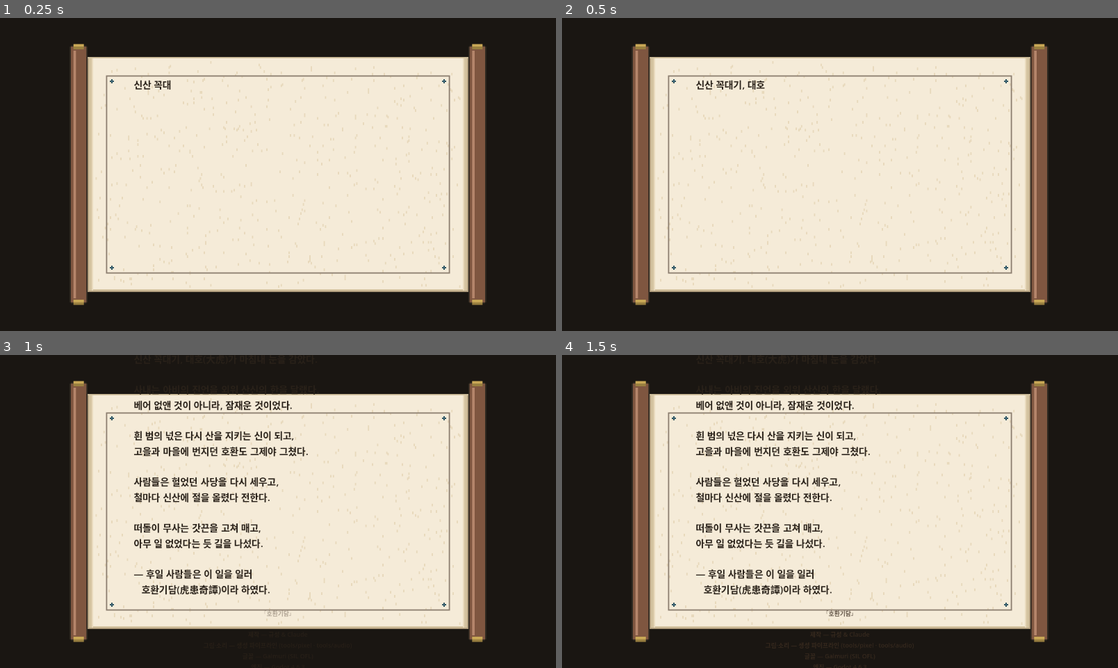
Above: before the commit, frames 1-4 (two rows, left to right).
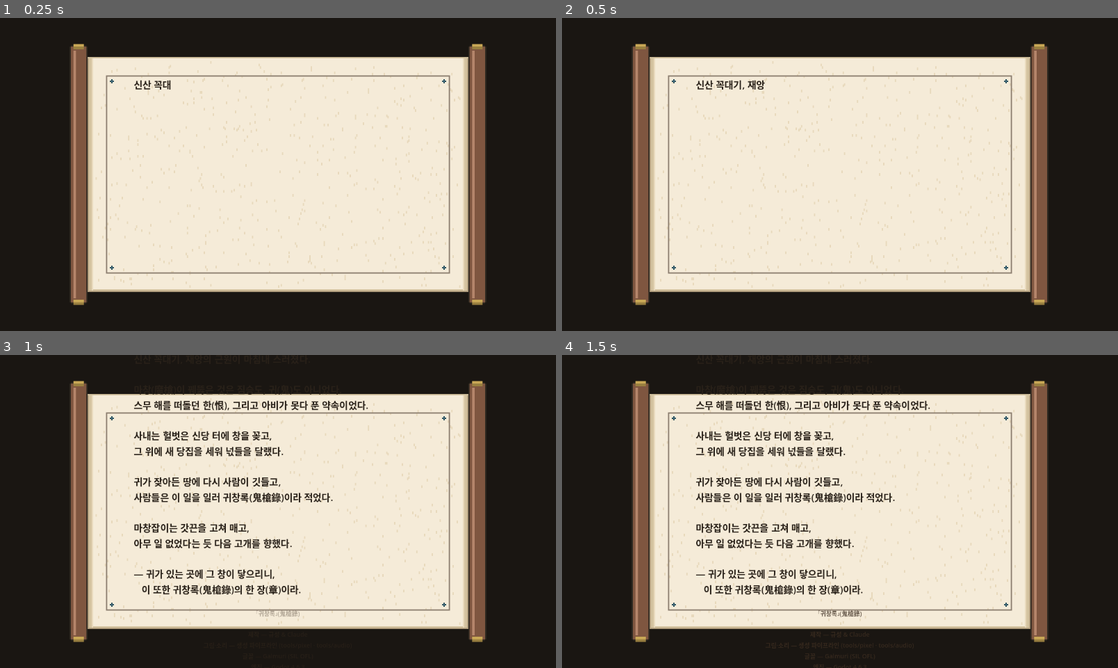
Above: after the commit, the same moments.

Repository: ksjmgrkks/joseon-rpg
Game: Godot game, scene res://scenes/ui/Ending.tscn
Two runs of this game, one before a commit and one after it. Both use one fixed random seed, a clock stepped at 60 frames per second and the inputs below. This scene is started directly instead of the project's main scene.
Inputs (mouse positions are in pixels of both pictures, inside the frame that each line leads up to):
- Up to frame 1 (0.25 s): no input
- Up to frame 2 (0.5 s): no input
- Up to frame 3 (1 s): tap Enter (ui_accept) at 0.5 s; move the mouse to (400, 495) at 0.52 s; hold D (move_right) from 0.53 s (still down); hold Ctrl (attack) from 0.53 s (still down); click (400, 495) at 0.67 s; tap Alt (jump) at 0.77 s
- Up to frame 4 (1.5 s): keep holding D (move_right); move the mouse to (728, 527) at 1.27 s; release Ctrl (attack) at 1.28 s; tap Ctrl (attack) at 1.35 s

Frame 1 is identical in both runs. In frame 2, less than 0.1% of the frame differs, in the area x 33-37%, y 19-23%; in frame 3, 4.8%; in frame 4, 4.9%, in the area x 24-67%, y 12-84%.

Commit message:
feat(story): 「귀창록」 리브랜딩 — 마창·귀(鬼) 서사 + 다양한 보스 2종
- 프롤로그/에필로그/크레딧을 마창(魔槍)·귀(鬼) 컨셉으로 재작성 (호환→귀창록)
- 구미호 여왕(FoxQueen) 중간보스 → 폐사지 배치
- 저승 군주(ReaperLord) 중간보스 → 관아 동헌 배치
- 보스 다양화: 호랑이 외 요괴/저승 계열 추가
- 검증: 30/30 헤드리스 테스트 통과, 두 스테이지 스크린샷 확인

Co-Authored-By: Claude Opus 4.8 (1M context) <noreply@anthropic.com>

Diff:
--- a/assets/locale/en.json
+++ b/assets/locale/en.json
@@ -1,30 +1,26 @@
 {
-  "menu.title":     "Hohwan Gidam",
-  "menu.subtitle":  "Tale of the Tiger Scourge",
-  "menu.new":       "New Game",
-  "menu.continue":  "Continue",
-  "menu.settings":  "Settings",
-  "menu.quit":      "Quit",
-
-  "pause.title":    "Paused",
-  "pause.resume":   "Resume",
-  "pause.save":     "Save",
-  "pause.quit":     "Quit",
-
-  "hud.lv":         "Lv %d",
-  "hud.xp":         "XP %d / %d",
-  "hud.gold":       "Coins %d",
-  "hud.hp":         "HP %d / %d",
-
-  "slot.empty":     "(empty)",
-  "slot.load":      "Continue",
+  "menu.title": "Gwichang-rok",
+  "menu.subtitle": "Chronicle of the Demon Spear",
+  "menu.new": "New Game",
+  "menu.continue": "Continue",
+  "menu.settings": "Settings",
+  "menu.quit": "Quit",
+  "pause.title": "Paused",
+  "pause.resume": "Resume",
+  "pause.save": "Save",
+  "pause.quit": "Quit",
+  "hud.lv": "Lv %d",
+  "hud.xp": "XP %d / %d",
+  "hud.gold": "Coins %d",
+  "hud.hp": "HP %d / %d",
+  "slot.empty": "(empty)",
+  "slot.load": "Continue",
   "slot.save_here": "Save to this slot",
-  "slot.delete":    "Delete",
-  "slot.cancel":    "[ESC] Cancel",
-
-  "shop.title":     "Shop",
-  "shop.buy":       "Buy",
-  "shop.sell":      "Sell",
-  "shop.close":     "Close",
-  "shop.no_gold":   "Not enough coins"
+  "slot.delete": "Delete",
+  "slot.cancel": "[ESC] Cancel",
+  "shop.title": "Shop",
+  "shop.buy": "Buy",
+  "shop.sell": "Sell",
+  "shop.close": "Close",
+  "shop.no_gold": "Not enough coins"
 }
--- a/assets/locale/ko.json
+++ b/assets/locale/ko.json
@@ -1,30 +1,26 @@
 {
-  "menu.title":     "호환기담",
-  "menu.subtitle":  "虎患奇譚 · 호랑이 괴변이 도는 산골",
-  "menu.new":       "새로 시작",
-  "menu.continue":  "이어하기",
-  "menu.settings":  "설정",
-  "menu.quit":      "종료",
-
-  "pause.title":    "일시정지",
-  "pause.resume":   "계속하기",
-  "pause.save":     "저장",
-  "pause.quit":     "종료",
-
-  "hud.lv":         "Lv %d",
-  "hud.xp":         "XP %d / %d",
-  "hud.gold":       "엽전 %d",
-  "hud.hp":         "HP %d / %d",
-
-  "slot.empty":     "(비어 있음)",
-  "slot.load":      "이어하기",
+  "menu.title": "귀창록",
+  "menu.subtitle": "鬼槍錄 · 마창(魔槍)을 든 자, 귀(鬼)를 베다",
+  "menu.new": "새로 시작",
+  "menu.continue": "이어하기",
+  "menu.settings": "설정",
+  "menu.quit": "종료",
+  "pause.title": "일시정지",
+  "pause.resume": "계속하기",
+  "pause.save": "저장",
+  "pause.quit": "종료",
+  "hud.lv": "Lv %d",
+  "hud.xp": "XP %d / %d",
+  "hud.gold": "엽전 %d",
+  "hud.hp": "HP %d / %d",
+  "slot.empty": "(비어 있음)",
+  "slot.load": "이어하기",
   "slot.save_here": "이 슬롯에 저장",
-  "slot.delete":    "삭제",
-  "slot.cancel":    "[ESC] 취소",
-
-  "shop.title":     "상점",
-  "shop.buy":       "구매",
-  "shop.sell":      "판매",
-  "shop.close":     "닫기",
-  "shop.no_gold":   "엽전이 부족합니다"
+  "slot.delete": "삭제",
+  "slot.cancel": "[ESC] 취소",
+  "shop.title": "상점",
+  "shop.buy": "구매",
+  "shop.sell": "판매",
+  "shop.close": "닫기",
+  "shop.no_gold": "엽전이 부족합니다"
 }
--- a/assets/stages/magistrate_office.json
+++ b/assets/stages/magistrate_office.json
@@ -106,6 +106,11 @@
       "scene": "Goblin",
       "x": 1240,
       "y": 640
+    },
+    {
+      "scene": "ReaperLord",
+      "x": 1180,
+      "y": 640
     }
   ],
   "auto_dialogues": [
--- a/assets/stages/ruined_temple.json
+++ b/assets/stages/ruined_temple.json
@@ -90,6 +90,11 @@
       "scene": "Goblin",
       "x": 1260,
       "y": 640
+    },
+    {
+      "scene": "FoxQueen",
+      "x": 1180,
+      "y": 628
     }
   ],
   "auto_dialogues": [
--- a/project.godot
+++ b/project.godot
@@ -6,7 +6,7 @@
 
 [application]
 
-config/name="조선시대 도트 RPG"
+config/name="귀창록"
 run/main_scene="res://scenes/ui/MainMenu.tscn"
 run/flush_stdout_on_print=true
 config/features=PackedStringArray("4.6", "GL Compatibility")
--- /dev/null
+++ b/scenes/enemies/FoxQueen.tscn
@@ -0,0 +1,61 @@
+[gd_scene load_steps=6 format=3]
+
+; 구미호 여왕 — 폐사지의 중간 보스. 빠른 돌진, 요사스러운 금빛.
+
+[ext_resource type="Script" path="res://scripts/enemies/boss.gd" id="1_boss"]
+[ext_resource type="Script" path="res://scripts/combat/hurtbox.gd" id="2_hurt"]
+[ext_resource type="Script" path="res://scripts/combat/health_component.gd" id="3_health"]
+[ext_resource type="Script" path="res://scripts/combat/hitbox.gd" id="4_hit"]
+[ext_resource type="Script" path="res://scripts/visual/enemy_visual.gd" id="5_vis"]
+
+[sub_resource type="RectangleShape2D" id="body"]
+size = Vector2(40, 40)
+
+[sub_resource type="RectangleShape2D" id="hurt"]
+size = Vector2(44, 44)
+
+[sub_resource type="RectangleShape2D" id="hit"]
+size = Vector2(56, 40)
+
+[node name="Boss" type="CharacterBody2D"]
+script = ExtResource("1_boss")
+display_name = "구미호 여왕"
+body_color = Color(1.0, 0.85, 0.55, 1)
+engage_distance = 360.0
+telegraph_seconds = 0.6
+attack_seconds = 0.34
+recover_seconds = 1.1
+dash_speed = 380.0
+attack_damage = 16.0
+attack_knockback = 280.0
+xp_reward = 150
+reward_item_id = "potion_major"
+reward_item_qty = 1
+
+[node name="Sprite2D" type="AnimatedSprite2D" parent="."]
+scale = Vector2(1.5, 1.5)
+script = ExtResource("5_vis")
+sheet = "enemies/fox"
+foot_offset = -4.0
+
+[node name="CollisionShape2D" type="CollisionShape2D" parent="."]
+shape = SubResource("body")
+
+[node name="Hurtbox" type="Area2D" parent="."]
+script = ExtResource("2_hurt")
+
+[node name="HurtboxShape" type="CollisionShape2D" parent="Hurtbox"]
+shape = SubResource("hurt")
+
+[node name="HealthComponent" type="Node" parent="."]
+script = ExtResource("3_health")
+max_hp = 240.0
+hurtbox_path = NodePath("../Hurtbox")
+
+[node name="AttackHitbox" type="Area2D" parent="."]
+script = ExtResource("4_hit")
+damage = 16.0
+knockback = 280.0
+
+[node name="HitShape" type="CollisionShape2D" parent="AttackHitbox"]
+shape = SubResource("hit")
--- /dev/null
+++ b/scenes/enemies/ReaperLord.tscn
@@ -0,0 +1,61 @@
+[gd_scene load_steps=6 format=3]
+
+; 저승 군주 — 관아 동헌의 중간 보스. 느린 예비동작, 강한 일격.
+
+[ext_resource type="Script" path="res://scripts/enemies/boss.gd" id="1_boss"]
+[ext_resource type="Script" path="res://scripts/combat/hurtbox.gd" id="2_hurt"]
+[ext_resource type="Script" path="res://scripts/combat/health_component.gd" id="3_health"]
+[ext_resource type="Script" path="res://scripts/combat/hitbox.gd" id="4_hit"]
+[ext_resource type="Script" path="res://scripts/visual/enemy_visual.gd" id="5_vis"]
+
+[sub_resource type="RectangleShape2D" id="body"]
+size = Vector2(28, 56)
+
+[sub_resource type="RectangleShape2D" id="hurt"]
+size = Vector2(32, 60)
+
+[sub_resource type="RectangleShape2D" id="hit"]
+size = Vector2(56, 52)
+
+[node name="Boss" type="CharacterBody2D"]
+script = ExtResource("1_boss")
+display_name = "저승 군주"
+body_color = Color(0.6, 0.7, 0.85, 1)
+engage_distance = 380.0
+telegraph_seconds = 0.95
+attack_seconds = 0.4
+recover_seconds = 1.4
+dash_speed = 300.0
+attack_damage = 20.0
+attack_knockback = 320.0
+xp_reward = 180
+reward_item_id = "potion_major"
+reward_item_qty = 1
+
+[node name="Sprite2D" type="AnimatedSprite2D" parent="."]
+scale = Vector2(1.5, 1.5)
+script = ExtResource("5_vis")
+sheet = "enemies/reaper"
+foot_offset = -14.0
+
+[node name="CollisionShape2D" type="CollisionShape2D" parent="."]
+shape = SubResource("body")
+
+[node name="Hurtbox" type="Area2D" parent="."]
+script = ExtResource("2_hurt")
+
+[node name="HurtboxShape" type="CollisionShape2D" parent="Hurtbox"]
+shape = SubResource("hurt")
+
+[node name="HealthComponent" type="Node" parent="."]
+script = ExtResource("3_health")
+max_hp = 280.0
+hurtbox_path = NodePath("../Hurtbox")
+
+[node name="AttackHitbox" type="Area2D" parent="."]
+script = ExtResource("4_hit")
+damage = 20.0
+knockback = 320.0
+
+[node name="HitShape" type="CollisionShape2D" parent="AttackHitbox"]
+shape = SubResource("hit")
--- a/scripts/ui/ending.gd
+++ b/scripts/ui/ending.gd
@@ -5,16 +5,16 @@
 ## 입력(클릭/공격/점프)으로 타자기 스킵 가능.
 ##
 
-const EPILOGUE_BASE := """신산 꼭대기, 대호(大虎)가 마침내 눈을 감았다.
+const EPILOGUE_BASE := """신산 꼭대기, 재앙의 근원이 마침내 스러졌다.
 
-사내는 아비의 진언을 외워 산신의 한을 달랬다.
-베어 없앤 것이 아니라, 잠재운 것이었다.
+마창(魔槍)이 꿰뚫은 것은 짐승도, 귀(鬼)도 아니었다.
+스무 해를 떠돌던 한(恨), 그리고 아비가 못다 푼 약속이었다.
 
-흰 범의 넋은 다시 산을 지키는 신이 되고,
-고을과 마을에 번지던 호환도 그제야 그쳤다.
+사내는 헐벗은 신당 터에 창을 꽂고,
+그 위에 새 당집을 세워 넋들을 달랬다.
 
-사람들은 헐었던 사당을 다시 세우고,
-철마다 신산에 절을 올렸다 전한다."""
+귀가 잦아든 땅에 다시 사람이 깃들고,
+사람들은 이 일을 일러 귀창록(鬼槍錄)이라 적었다."""
 
 # 사이드 퀘스트 전부 완료 시 — 은혜의 문단
 const EPILOGUE_ALL_SIDES := """
@@ -33,11 +33,11 @@
 
 const EPILOGUE_TAIL := """
 
-떠돌이 무사는 갓끈을 고쳐 매고,
-아무 일 없었다는 듯 길을 나섰다.
+마창잡이는 갓끈을 고쳐 매고,
+아무 일 없었다는 듯 다음 고개를 향했다.
 
-— 후일 사람들은 이 일을 일러
-   호환기담(虎患奇譚)이라 하였다."""
+— 귀가 있는 곳에 그 창이 닿으리니,
+   이 또한 귀창록(鬼槍錄)의 한 장(章)이라."""
 
 const SIDE_QUESTS := ["side_lost_charm", "side_meet_blacksmith", "side_collect_herbs", "side_lost_scroll"]
 
@@ -75,7 +75,7 @@
         scroll_art.visible = true
     story.text = ""
     credits.modulate.a = 0.0
-    credits.text = "「호환기담」\n\n제작 — 규성 & Claude\n그림·소리 — 생성 파이프라인 (tools/pixel · tools/audio)\n글꼴 — Galmuri (SIL OFL)\n엔진 — Godot 4.6.3"
+    credits.text = "「귀창록」(鬼槍錄)\n\n제작 — 규성 & Claude\n그림·소리 — 생성 파이프라인 (tools/pixel · tools/audio)\n글꼴 — Galmuri (SIL OFL)\n엔진 — Godot 4.6.3"
     menu_btn.visible = false
     menu_btn.pressed.connect(_on_menu)
     Audio.play_sfx(Sfx.JINGLE)
--- a/scripts/ui/prologue.gd
+++ b/scripts/ui/prologue.gd
@@ -10,12 +10,12 @@
 const VILLAGE_PATH := "res://scenes/levels/VillageIntro.tscn"
 
 const BEATS := [
-    "호환(虎患).\n사람을 해치는 호랑이의 재앙을 옛사람은 그리 불렀다.",
-    "스무 해 전, 큰 흉년이 이 산골을 덮쳤다.\n굶주린 마을은 산신당을 헐어 그 재목으로 곳간을 지었다.",
-    "당에는 마을을 지키던 늙은 범이 깃들어 있었고,\n무당 단(丹)이 그 범을 사당에 매어 액을 막고 있었다.",
-    "사당이 불타던 밤, 매임이 풀린 범은 한(恨)이 되었다.\n달래려 불 속에 뛰어든 무당은 끝내 돌아오지 못했다.",
-    "그리고 스무 해 뒤, 그날의 불을 기억하는 한 사내가\n아비의 환도를 찾아 고개를 넘는다.",
-    "…이것은 그 칼이 끊어낼 한에 관한 이야기다.",
+    "귀(鬼).\n사람의 한과 산천의 노여움이 엉겨 빚어진 것들을 옛사람은 그리 불렀다.",
+    "스무 해 전, 큰 흉년이 이 땅을 덮쳤다.\n굶주린 자들은 산신당과 당산나무를 헐어 팔았고, 신을 저버린 땅에 귀가 들끓었다.",
+    "무당 단(丹)은 마(魔)를 봉한 창 — 마창(魔槍)으로 귀를 누르며 버텼으나,\n사당이 불타던 밤 끝내 돌아오지 못했다.",
+    "남겨진 것은 한 자루 마창과, 아비의 피를 이은 아들뿐.",
+    "스무 해 뒤, 그는 마창을 들고 귀(鬼)가 창궐한 고개를 넘는다.",
+    "…이것은 그 창이 꿰뚫을 한(恨)에 관한 기록, 귀창록(鬼槍錄)이다.",
 ]
 
 const CHAR_INTERVAL := 0.05
Not shown, added: tests/test_regen.gd.uid
